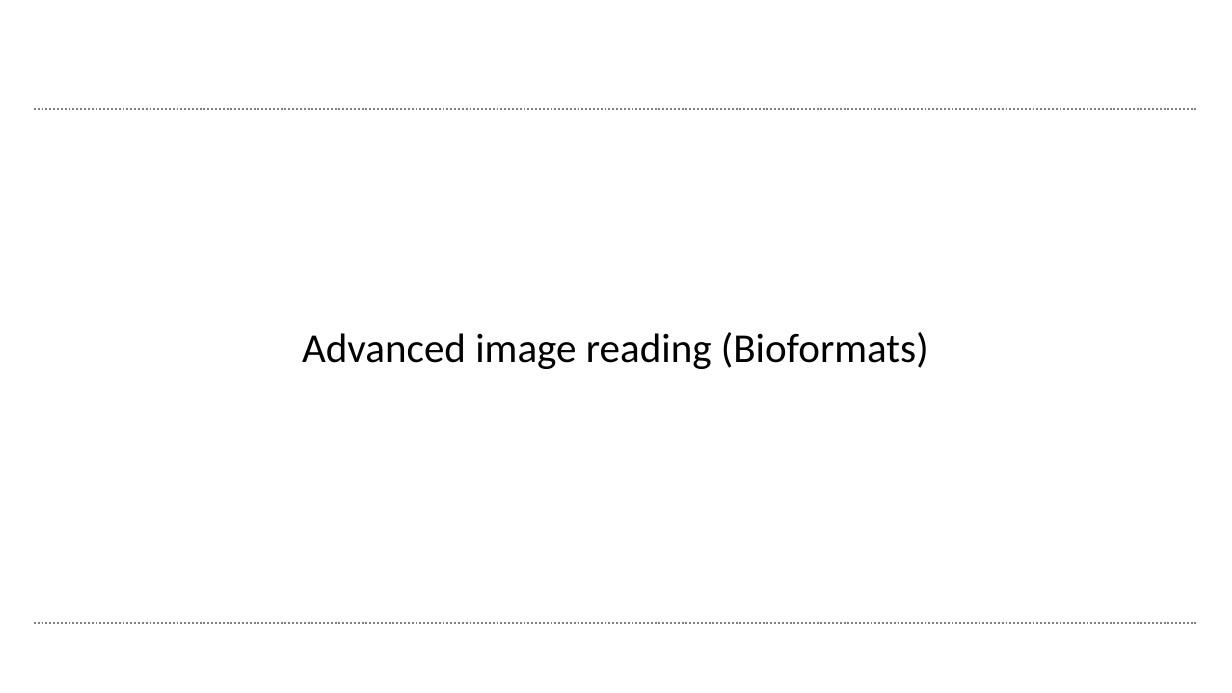
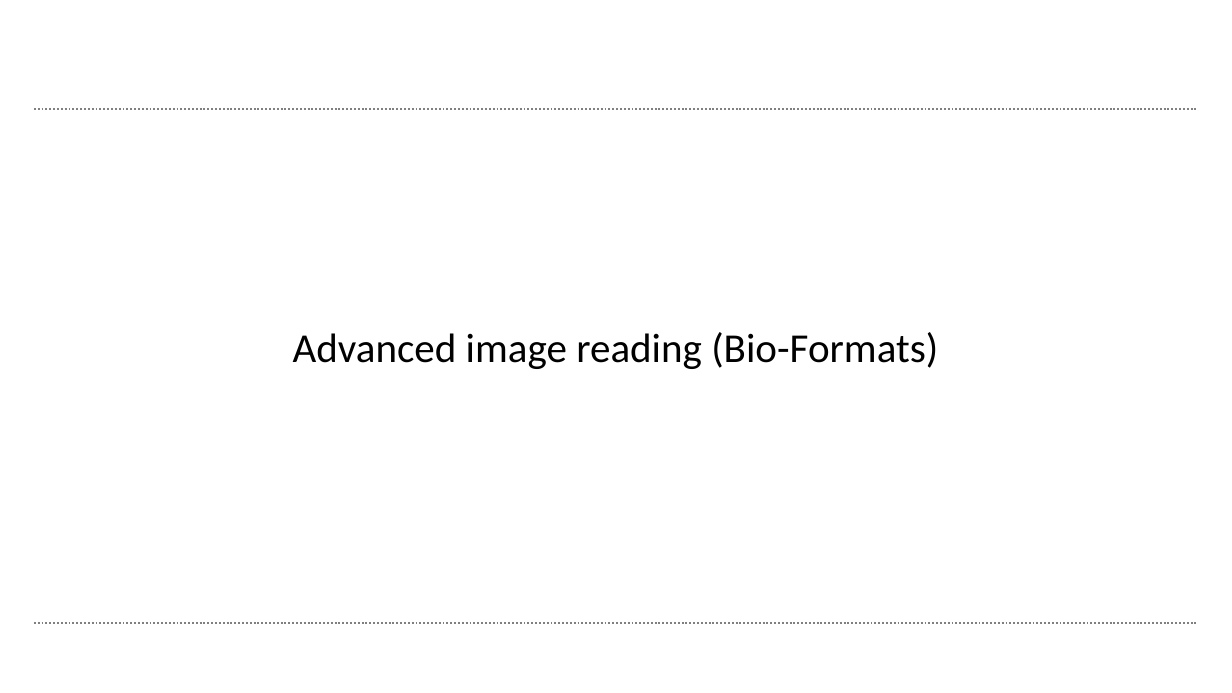
Before and after one commit to wbif-bristol/MATLAB-course, a slide deck: slide 42 of Session 3 - Advanced data structures/MATLAB Session 3.pptx (slide 28 before the commit). Drawn at 1232x693 pixels with LibreOffice and Linux fonts; fonts in the diff are those of the drawing; background and template pictures are left out. Boxes give left, top, right and bottom in pixels: in the first picture for what was removed or moved away, otherwise in the second. Text is boxed around its words. In the diff, an @@ line names an element or a change of style, - is before the commit and + after.

Commit message:
Started on Bio-Formats reader content

```diff
--- a/Session 3 - Advanced data structures/MATLAB Session 3.pptx
+++ b/Session 3 - Advanced data structures/MATLAB Session 3.pptx
@@ text at [293,332,938,369]: text changed @@
-Advanced image reading (Bioformats)
+Advanced image reading (Bio-Formats)
```
Also in this commit, not shown: 8 other slides changed, 19 slides added, 1 slide removed, 22 other files.
